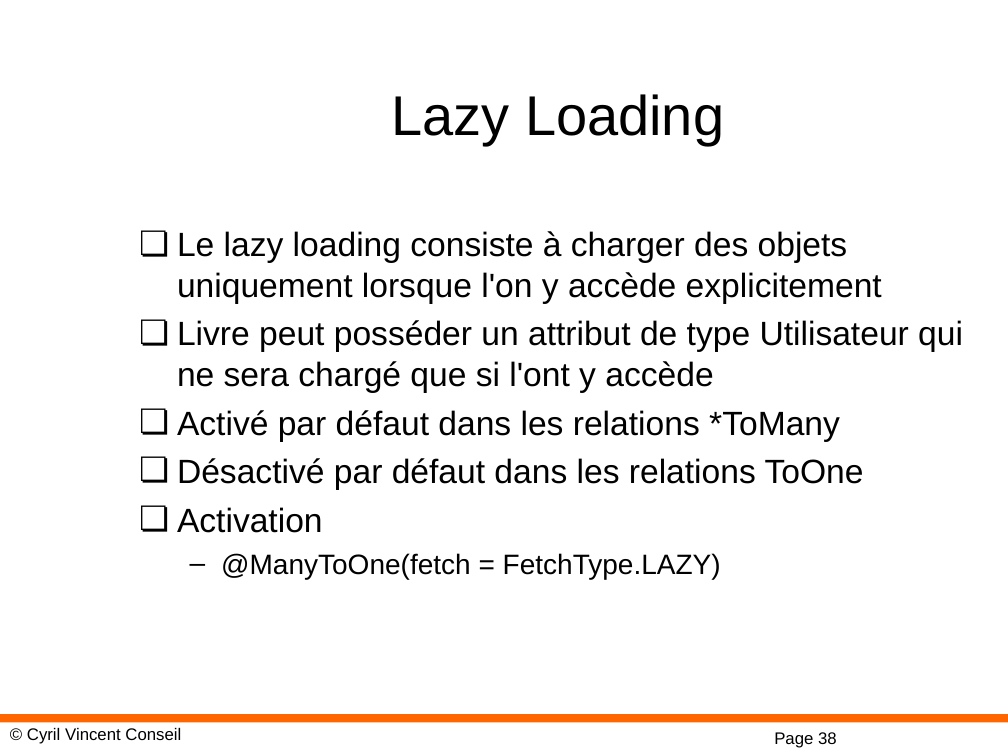
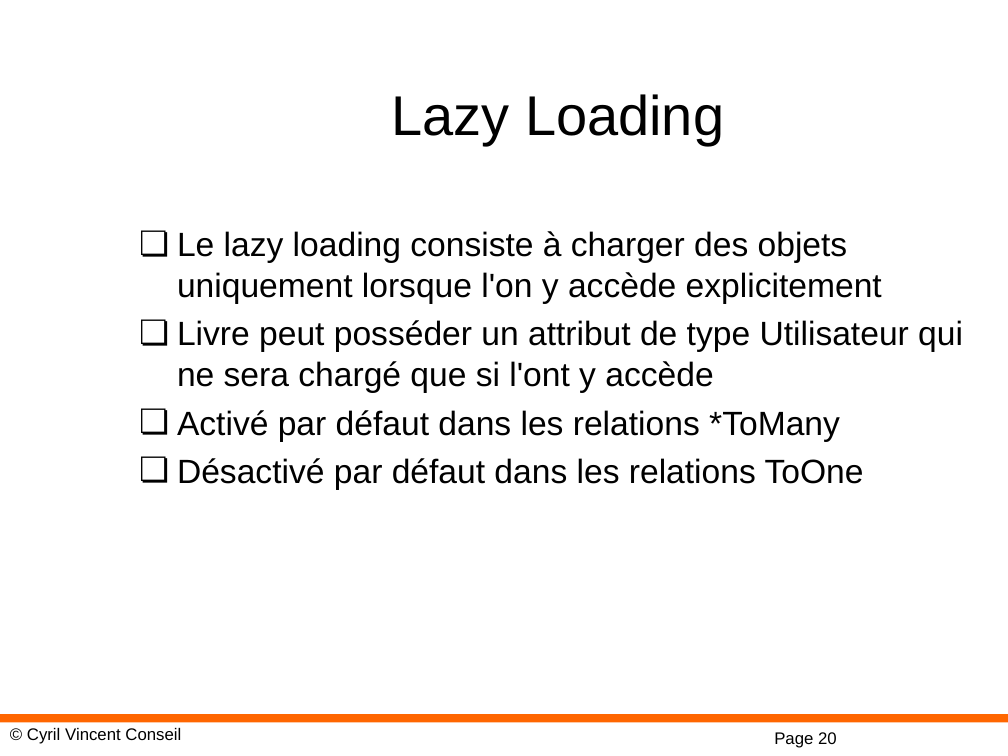
Before and after one commit to cyrilvincent/spring, a slide deck: slide 20 of ppt/08-SpringJPASQL.ppt (slide 38 before the commit). Drawn at 1008x756 pixels with LibreOffice and Linux fonts; fonts in the diff are those of the drawing; background and template pictures are left out. Boxes give left, top, right and bottom in pixels: in the first picture for what was removed or moved away, otherwise in the second. Text is boxed around its words. In the diff, an @@ line names an element or a change of style, - is before the commit and + after.

```diff
--- a/ppt/08-SpringJPASQL.ppt
+++ b/ppt/08-SpringJPASQL.ppt
@@ text at bbox=[177, 507, 721, 579]: paragraphs removed @@
-❏ Activation
-  – @ManyToOne(fetch = FetchType.LAZY)
@@ page number at bbox=[774, 732, 837, 748]: text changed @@
-Page 38
+Page 20
```
Also in this commit, not shown: 1 other slide changed, 12 slides added, 32 slides removed, 28 other files.
